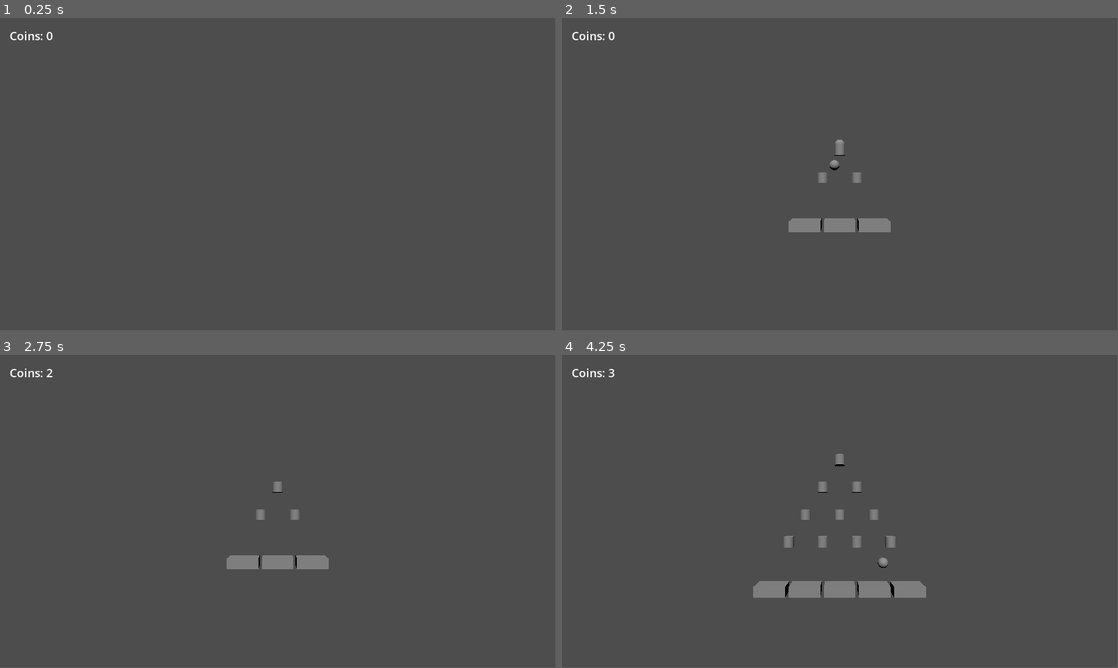
Above: before the commit, frames 1-4 (two rows, left to right).
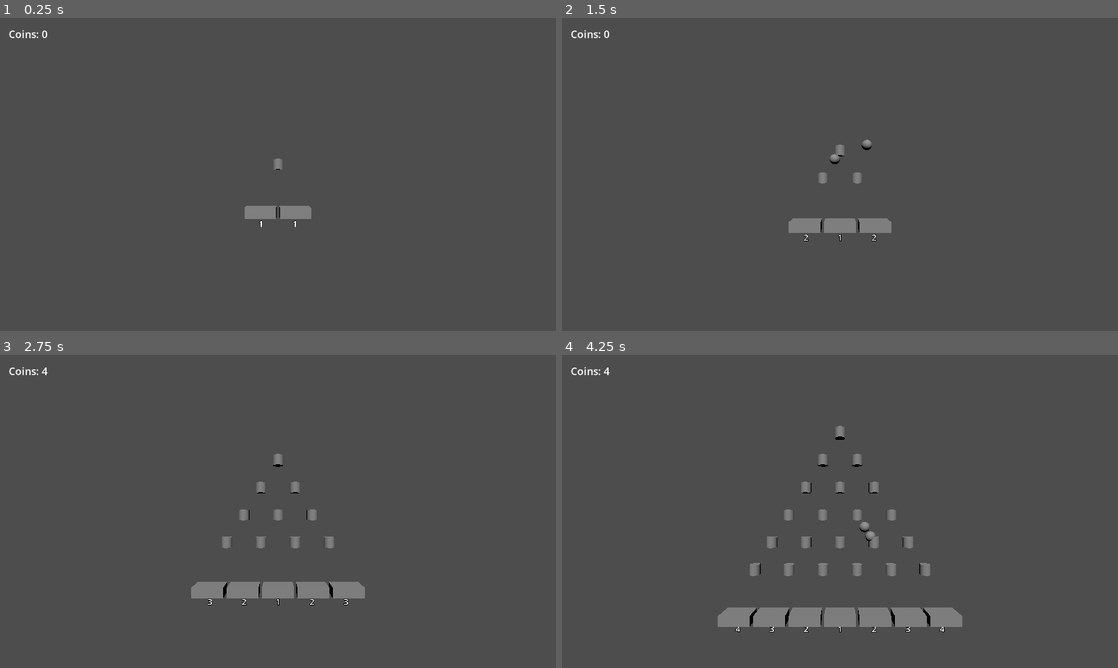
Above: after the commit, the same moments.

Repository: kjbrown-sandbox/pleenko
Game: Godot game, scene res://scenes/main.tscn
The game is run twice, just before and just after one commit, with the same random seed, the same clock (stepped at 60 frames per second) and the same inputs.
Inputs (mouse positions are in pixels of both pictures, inside the frame that each line leads up to):
- Up to frame 1 (0.25 s): no input
- Up to frame 2 (1.5 s): tap Enter at 0.5 s; move the mouse to (962, 158) at 0.52 s; press the mouse at (962, 158) at 0.53 s; tap Space (drop_coin) at 1.25, 1.35 s; move the mouse to (728, 190) at 1.27 s; release the mouse at (728, 190) at 1.28 s
- Up to frame 3 (2.75 s): click (166, 527) at 1.55 s; move the mouse to (333, 442) at 2.02 s; press the mouse at (333, 442) at 2.03 s
- Up to frame 4 (4.25 s): tap Enter at 2.75 s; move the mouse to (812, 574) at 2.77 s; release the mouse at (812, 574) at 2.78 s; click (812, 574) at 2.85 s; tap Space (drop_coin) at 3.5 s; move the mouse to (1006, 558) at 3.52 s; hold Space (drop_coin) from 3.53 s (still down); click (1006, 558) at 3.8 s
In our replay, the window is 799x449 before the commit and 800x450 after it. These sizes can differ from the game's own. Grey fills any space a smaller window leaves; there, only what the larger window draws over its background counts as a difference.

The runs differ from the first frame. In frame 1, 0.7% of the frame differs, in the area x 1-56%, y 3-67%; in frame 2, 0.4%; in frame 3, 3.2%; in frame 4, 6.2%, in the area x 1-72%, y 3-89%.

Commit message:
Make rows dynamic

Diff:
--- a/project.godot
+++ b/project.godot
@@ -22,10 +22,20 @@
 "events": [Object(InputEventKey,"resource_local_to_scene":false,"resource_name":"","device":-1,"window_id":0,"alt_press …(191 unchanged characters)…
 ]
 }
+expand_board={
+"deadzone": 0.2,
+"events": [Object(InputEventMouseButton,"resource_local_to_scene":false,"resource_name":"","device":-1,"window_id":0,"alt_pressed":false,"shift_pressed":false,"ctrl_pressed":false,"meta_pressed":false,"button_mask":1,"position":Vector2(0, 0),"global_position":Vector2(0, 0),"factor":1.0,"button_index":1,"canceled":false,"pressed":true,"double_click":false,"script":null)
+]
+}
 
 [physics]
 
 3d/physics_engine="Jolt Physics"
+
+[display]
+
+window/size/viewport_width=1280
+window/size/viewport_height=720
 
 [rendering]
 
--- a/scripts/main.gd
+++ b/scripts/main.gd
@@ -13,6 +13,7 @@
 const ROW_SPACING_Y := 0.8
 const TOP_Y := 3.0
 const BUCKET_OFFSET_Y := 0.6  # how far below last peg row the buckets sit
+const LABEL_OFFSET_Y := 0.35  # how far below bucket center the value label sits
 
 # Shared mesh resources (created once, reused for every peg/bucket)
 var peg_mesh: CylinderMesh
@@ -28,27 +29,38 @@
 	bucket_mesh = BoxMesh.new()
 	bucket_mesh.size = Vector3(PEG_SPACING_X * 0.9, 0.3, 0.5)
 
+	# Build the initial board with 1 row so there's something to see
+	num_rows = 1
+	_build_board()
+
 
 func _unhandled_input(event: InputEvent) -> void:
 	if event.is_action_pressed("drop_coin"):
 		_drop_coin()
+	elif event.is_action_pressed("expand_board"):
+		_expand_board()
+
+
+func _expand_board() -> void:
+	num_rows += 1
+	_build_board()
 
 
 func _drop_coin() -> void:
-	num_rows += 1
-	_build_board()
+	if num_rows == 0:
+		return
 
 	# Simulate coin path through the rows
 	var waypoints: Array[Vector3] = []
-	var col_index := 0  # which gap the coin is in (0 = leftmost)
+	var col_index := 0
 
 	for r in range(num_rows):
-		# Random deflection: left keeps same index, right increments
 		if randf() < 0.5:
 			col_index += 1
 		waypoints.append(_peg_position(r, col_index))
 
 	# Final waypoint: the bucket the coin lands in
+	var value := _bucket_value(col_index)
 	waypoints.append(_bucket_position(col_index))
 
 	# Spawn coin above the first peg
@@ -57,7 +69,7 @@
 	add_child(coin)
 
 	coin.landed.connect(_on_coin_landed)
-	coin.animate(waypoints, 1)
+	coin.animate(waypoints, value)
 
 
 func _build_board() -> void:
@@ -73,12 +85,18 @@
 			peg.position = _peg_position(r, i)
 			board.add_child(peg)
 
-	# Create buckets: num_rows + 1 buckets below the last row
+	# Create buckets and value labels: num_rows + 1 buckets below the last row
 	for i in range(num_rows + 1):
 		var bucket := MeshInstance3D.new()
 		bucket.mesh = bucket_mesh
 		bucket.position = _bucket_position(i)
 		board.add_child(bucket)
+
+		var label := Label3D.new()
+		label.text = str(_bucket_value(i))
+		label.font_size = 48
+		label.position = _bucket_position(i) + Vector3(0.0, -LABEL_OFFSET_Y, 0.01)
+		board.add_child(label)
 
 	_adjust_camera()
 
@@ -97,6 +115,12 @@
 	return Vector3(x, y, 0.0)
 
 
+func _bucket_value(index: int) -> int:
+	# Edge buckets are worth more (harder to reach), center is worth 1
+	var center := num_rows / 2.0
+	return int(absf(index - center)) + 1
+
+
 func _adjust_camera() -> void:
 	var top := TOP_Y + 0.8
 	var bottom := TOP_Y - num_rows * ROW_SPACING_Y - BUCKET_OFFSET_Y
